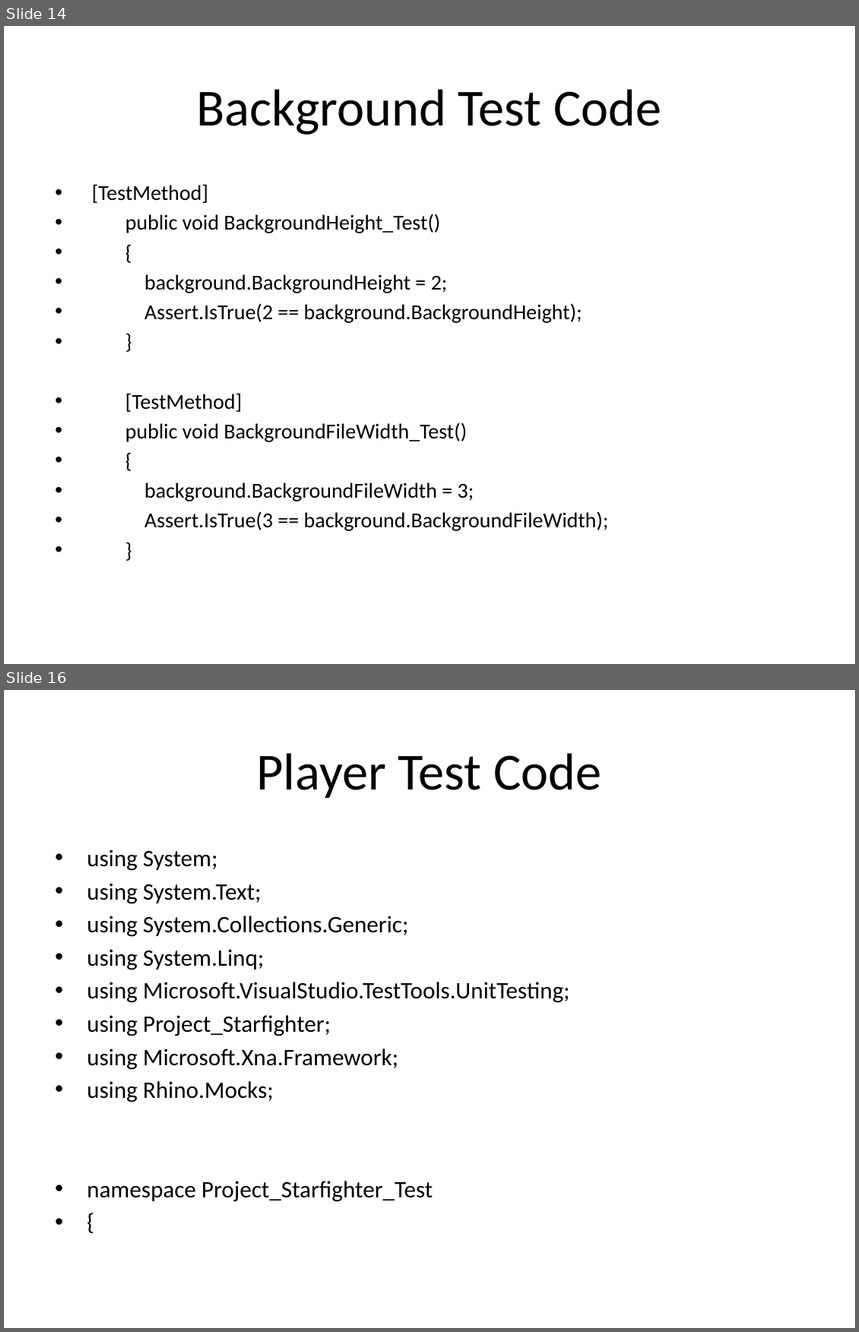
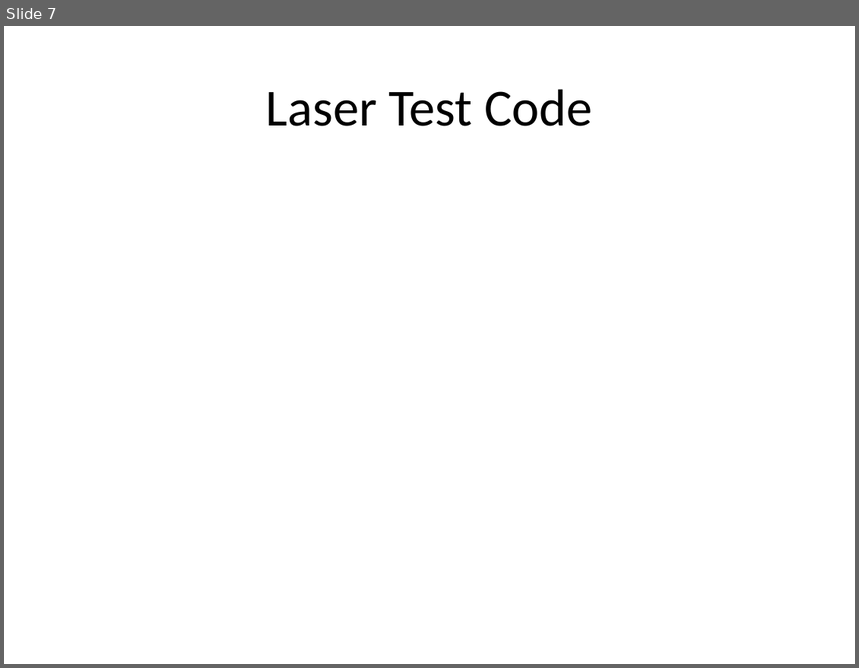
Before and after one commit to csce3513/Team15, a slide deck: Project Starfighter 1.0.pptx. Shown one above the other, each under a label of ours: slides 14 and 16 before the commit, slide 7 after it; the slides between them are not shown. The pictures are 859x1332 and 859x668 pixels, drawn with LibreOffice and Linux fonts; fonts in the diff are those of the drawing; background and template pictures are left out. Boxes give left, top, right and bottom in pixels: in the first picture for what was removed or moved away, otherwise in the second. Text is boxed around its words. In the diff, an @@ line names an element or a change of style, - is before the commit and + after.

```diff
--- a/Project Starfighter 1.0.pptx
+++ b/Project Starfighter 1.0.pptx
@@ slide 16 removed at bbox=[4, 690, 855, 1328], background picture (left out) @@
@@ title removed at bbox=[257, 753, 601, 798] @@
-Player Test Code
@@ text removed at bbox=[87, 850, 570, 1202] @@
-• using System;
-• using System.Text;
-• using System.Collections.Generic;
-• using System.Linq;
-• using Microsoft.VisualStudio.TestTools.UnitTesting;
-• using Project_Starfighter;
-• using Microsoft.Xna.Framework;
-• using Rhino.Mocks;
-• namespace Project_Starfighter_Test
-• {
@@ what was slide 14 is now slide 7 @@
@@ slide 7 changed as well @@
@@ title at bbox=[266, 89, 592, 126]: text changed @@
-Background Test Code
+Laser Test Code
@@ text removed at bbox=[92, 184, 609, 531] @@
-• [TestMethod]
-• public void BackgroundHeight_Test()
-• {
-• background.BackgroundHeight = 2;
-• Assert.IsTrue(2 == background.BackgroundHeight);
-• }
-• [TestMethod]
-• public void BackgroundFileWidth_Test()
-• {
-• background.BackgroundFileWidth = 3;
-• Assert.IsTrue(3 == background.BackgroundFileWidth);
-• }
```
Also in this commit, not shown: 8 other slides changed, 1 slide added, 15 other slides removed, 40 other files.
